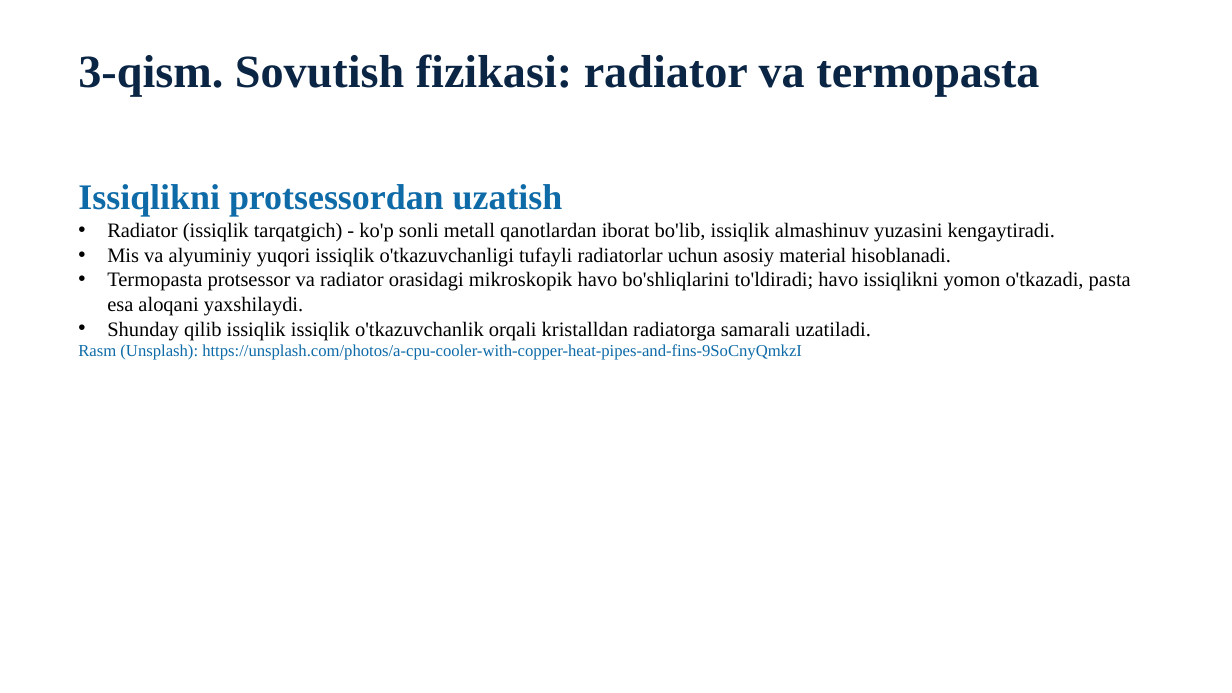
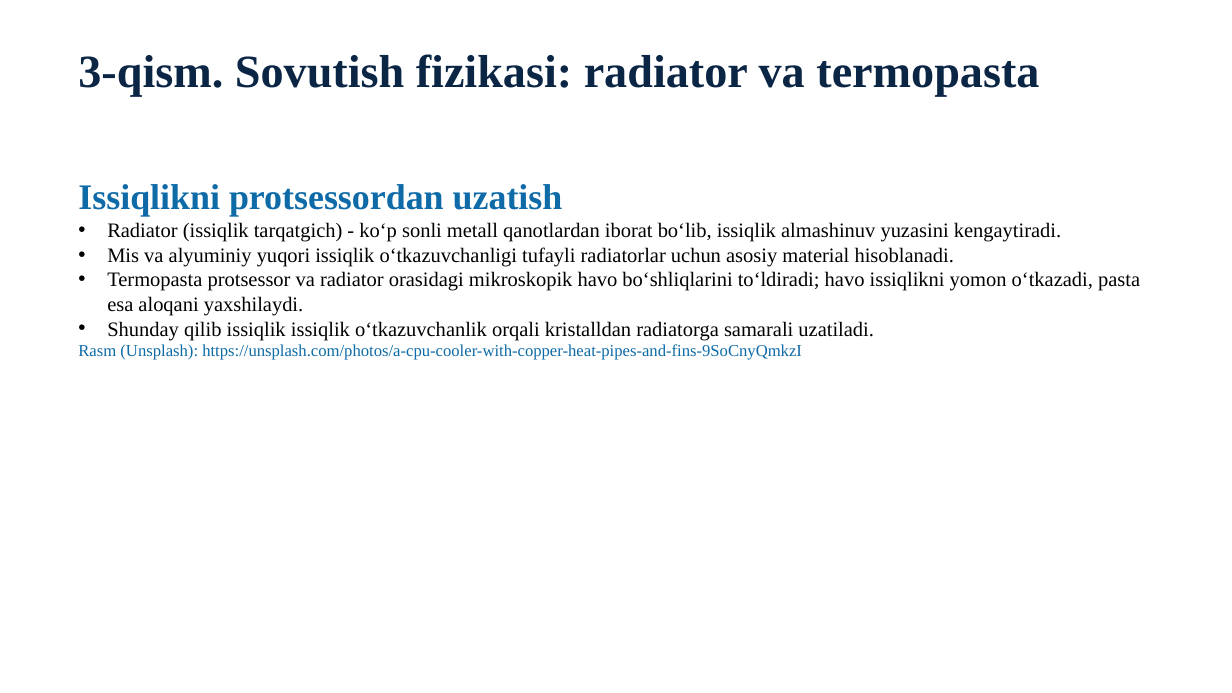
Before and after one commit to dasturland/KK123, a slide deck: slide 7 of Kompyuterlar_qizishi_va_sovishi.pptx. Drawn at 1232x693 pixels with LibreOffice and Linux fonts; fonts in the diff are those of the drawing. Boxes give left, top, right and bottom in pixels: in the first picture for what was removed or moved away, otherwise in the second. Text is boxed around its words. In the diff, an @@ line names an element or a change of style, - is before the commit and + after.

```diff
--- a/Kompyuterlar_qizishi_va_sovishi.pptx
+++ b/Kompyuterlar_qizishi_va_sovishi.pptx
@@ text at box(107, 222, 1140, 341): text changed @@
-• Radiator (issiqlik tarqatgich) - ko'p sonli metall qanotlardan iborat bo'lib, issiqlik almashinuv yuzasini kengaytiradi.
-• Mis va alyuminiy yuqori issiqlik o'tkazuvchanligi tufayli radiatorlar uchun asosiy material hisoblanadi.
-• Termopasta protsessor va radiator orasidagi mikroskopik havo bo'shliqlarini to'ldiradi; havo issiqlikni yomon o'tkazadi, pasta esa aloqani yaxshilaydi.
-• Shunday qilib issiqlik issiqlik o'tkazuvchanlik orqali kristalldan radiatorga samarali uzatiladi.
+• Radiator (issiqlik tarqatgich) - koʻp sonli metall qanotlardan iborat boʻlib, issiqlik almashinuv yuzasini kengaytiradi.
+• Mis va alyuminiy yuqori issiqlik oʻtkazuvchanligi tufayli radiatorlar uchun asosiy material hisoblanadi.
+• Termopasta protsessor va radiator orasidagi mikroskopik havo boʻshliqlarini toʻldiradi; havo issiqlikni yomon oʻtkazadi, pasta esa aloqani yaxshilaydi.
+• Shunday qilib issiqlik issiqlik oʻtkazuvchanlik orqali kristalldan radiatorga samarali uzatiladi.
```
Also in this commit, not shown: 8 other slides changed, 3 other files.
